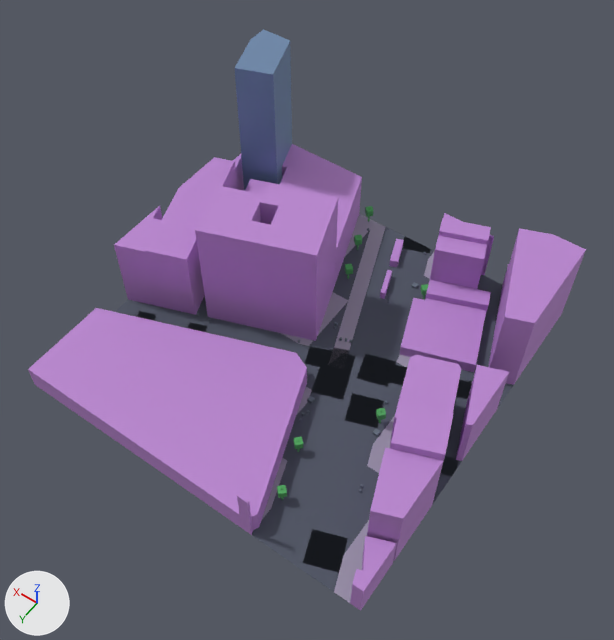
Two versions of the glTF model public/maps/melbourne/chunks/3_-17.glb, one commit apart.
One viewpoint serves both versions: a camera (50 mm lens) standing at (320.9, 2116.2, 219.5) and looking at (409.6, 1992.0, 24.3). The axes (+X, +Y, +Z) are drawn at lower left. The lights are the same throughout. The first picture is the older version. Where no turn or scale is listed for an object, it has been applied to the vertices. Vertices at exactly the same position are counted once.

Before the edit, the objects in view are built like this:
```python
me_mesh_0 = bpy.data.meshes.new('Mesh_0')
me_mesh_0.from_pydata(...)  # 930 vertices, 1343 faces; spans x -60.0..60.0, y -60.3..60.3, z -30.0..30.0
# faces by material slot: [189, 106, 336, 16, 240, 456]
me_mesh_0.materials.append(mat_asphalt)  # greyish blue #4f5563
me_mesh_0.materials.append(mat_pavement)  # grey #9a93a8
me_mesh_0.materials.append(mat_commercial)  # purple #b985cf
me_mesh_0.materials.append(mat_skyscraper)  # blue #718caf
me_mesh_0.materials.append(mat_vegetation)  # green #50a65d
me_mesh_0.materials.append(mat_prop)  # greyish blue #697681
ob_compiled_chunk = bpy.data.objects.new('compiled-chunk', me_mesh_0)
ob_compiled_chunk.location = (414.0, 1985.7, 30.3)
```
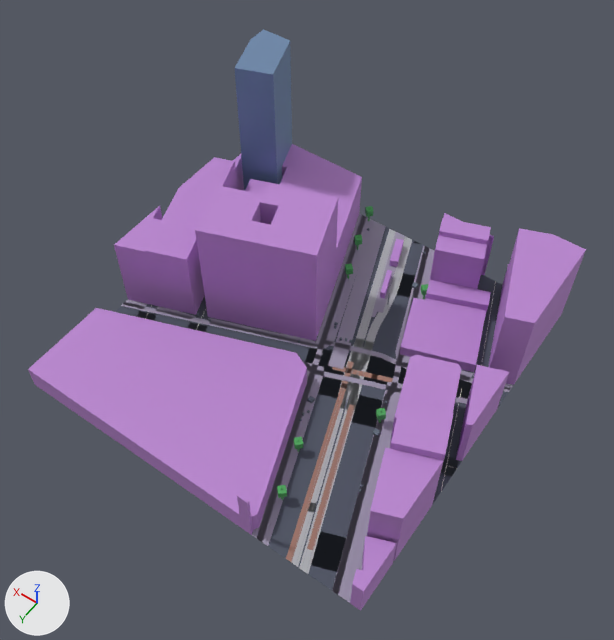
Edits to the bpy script that builds the scene:
```text
Add mat_concrete:
    mat_concrete = principled_material('concrete')
    mat_concrete.base_color = (0.42, 0.43, 0.45)  # grey #adafb3
    mat_concrete.roughness = 0.94
Add mat_marking:
    mat_marking = principled_material('marking')
    mat_marking.base_color = (0.94, 0.92, 0.78)  # white #f8f6e5
    mat_marking.roughness = 0.72
Add mat_cycleway:
    mat_cycleway = principled_material('cycleway')
    mat_cycleway.base_color = (0.34, 0.18, 0.14)  # brown #9e7669
    mat_cycleway.roughness = 0.9
Add mat_rail:
    mat_rail = principled_material('rail')
    mat_rail.base_color = (0.34, 0.36, 0.39)  # grey #9ea2a8
    mat_rail.metallic = 0.82
    mat_rail.roughness = 0.28
Change me_mesh_0:
    used by ob_compiled_chunk; location = (414.0, 1985.7, 30.3)
    remove me_mesh_0.from_pydata(...)  # 930 vertices, 1343 faces; spans x -60.0..60.0, y -60.3..60.3, z -30.0..30.0
    add me_mesh_0.from_pydata(...)  # 1818 vertices, 2330 faces; spans x -60.0..60.0, y -60.3..60.3, z -30.0..30.0
    me_mesh_0 part 1: 1 vertex moved from x -24.3, y 51.6, z -30.0 to x -19.5, y 38.0, z -30.0; 7 vertices removed from x -33.7..7.5, y -59.7..48.3, z -30.0; 895 vertices added at x -60.0..60.0, y -59.7..60.3, z -30.0..-29.8
    add me_mesh_0.materials.append(mat_marking)  # white #f8f6e5
    add me_mesh_0.materials.append(mat_rail)  # grey #9ea2a8
    add me_mesh_0.materials.append(mat_concrete)  # grey #adafb3
    add me_mesh_0.materials.append(mat_cycleway)  # brown #9e7669
```

Pixel boxes (x1, y1, x2, y2) of what changed, in the pictures (614 x 640 px):
part 1 of me_mesh_0, reshaped: before (260, 221, 430, 563); after (112, 179, 513, 603)
